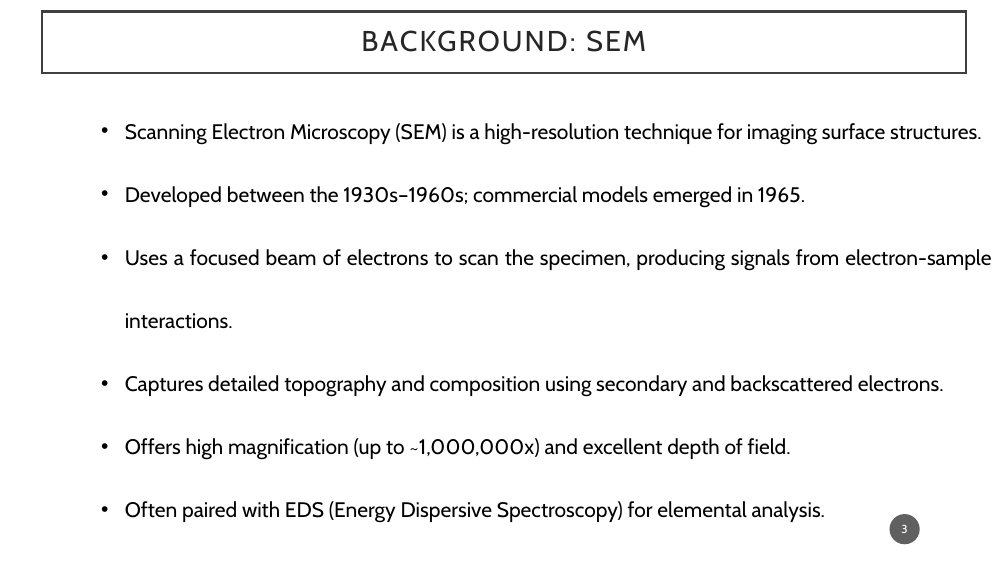
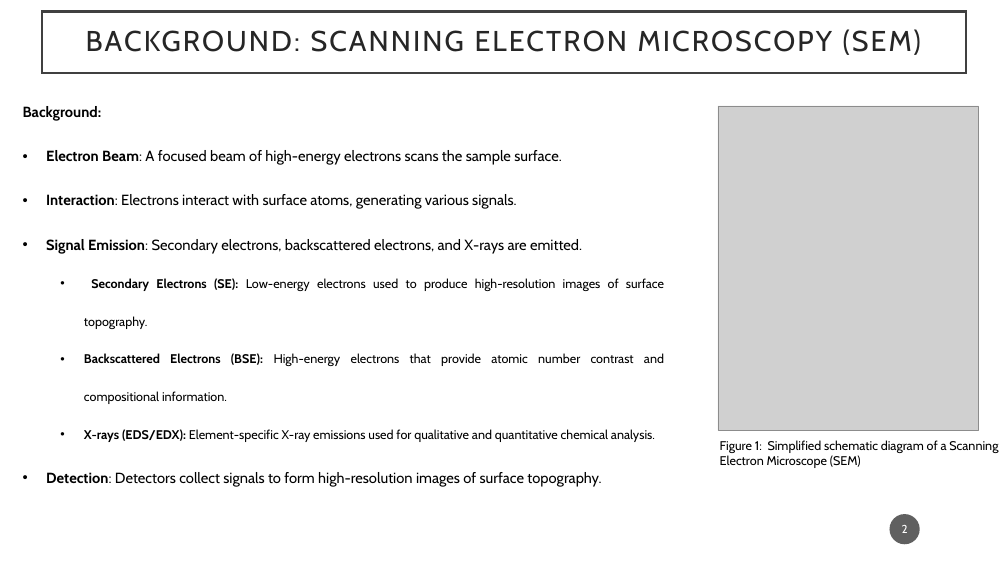
Before and after one commit to Ju-arch720/XRD_xls_raw_converter, a slide deck: slide 2 of Advanced_Characterization/Presentation_Adv_char.pptx (slide 3 before the commit). Drawn at 1008x567 pixels with LibreOffice and Linux fonts; fonts in the diff are those of the drawing; grey boxes stand for pictures; background and template pictures are left out. Boxes give left, top, right and bottom in pixels: in the first picture for what was removed or moved away, otherwise in the second. Text is boxed around its words. In the diff, an @@ line names an element or a change of style, - is before the commit and + after.

```diff
--- a/Advanced_Characterization/Presentation_Adv_char.pptx
+++ b/Advanced_Characterization/Presentation_Adv_char.pptx
@@ text in rectangle at [86, 29, 921, 55]: text changed @@
-BACKGROUND: SEM
+BACKGROUND: SCANNING ELECTRON MICROSCOPY (SEM)
@@ text at [23, 106, 664, 487]: text changed; size 20 to 14 pt @@
-• Scanning Electron Microscopy (SEM) is a high-resolution technique for imaging surface structures.
-• Developed between the 1930s–1960s; commercial models emerged in 1965.
-• Uses a focused beam of electrons to scan the specimen, producing signals from electron-sample interactions.
-• Captures detailed topography and composition using secondary and backscattered electrons.
-• Offers high magnification (up to ~1,000,000x) and excellent depth of field.
-• Often paired with EDS (Energy Dispersive Spectroscopy) for elemental analysis.
+Background:
+• Electron Beam: A focused beam of high-energy electrons scans the sample surface.
+• Interaction: Electrons interact with surface atoms, generating various signals.
+• Signal Emission: Secondary electrons, backscattered electrons, and X-rays are emitted.
+  • Secondary Electrons (SE): Low-energy electrons used to produce high-resolution images of surface topography.
+  • Backscattered Electrons (BSE): High-energy electrons that provide atomic number contrast and compositional information.
+  • X-rays (EDS/EDX): Element-specific X-ray emissions used for qualitative and quantitative chemical analysis.
+• Detection: Detectors collect signals to form high-resolution images of surface topography.
@@ picture added at [718, 106, 979, 430] @@
@@ text added at [720, 440, 998, 468], 12 pt, text #000000 @@
+Figure 1: Simplified schematic diagram of a Scanning Electron Microscope (SEM)
```
Also in this commit, not shown: 8 other slides changed, 1 slide added, 1 slide removed, 28 other files.
